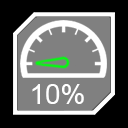
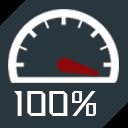
Two versions of the same layered image (w=128, h=128). Layer-by-layer changes:
renamed "10%" to "100%", painted on it over [14, 84, 96, 116]
painted on "needle" over [34, 55, 102, 78]
painted on "guage" over [8, 9, 119, 83]
renamed "Layer 4" to "Layer 1", painted on it over [0, 0, 128, 128]
